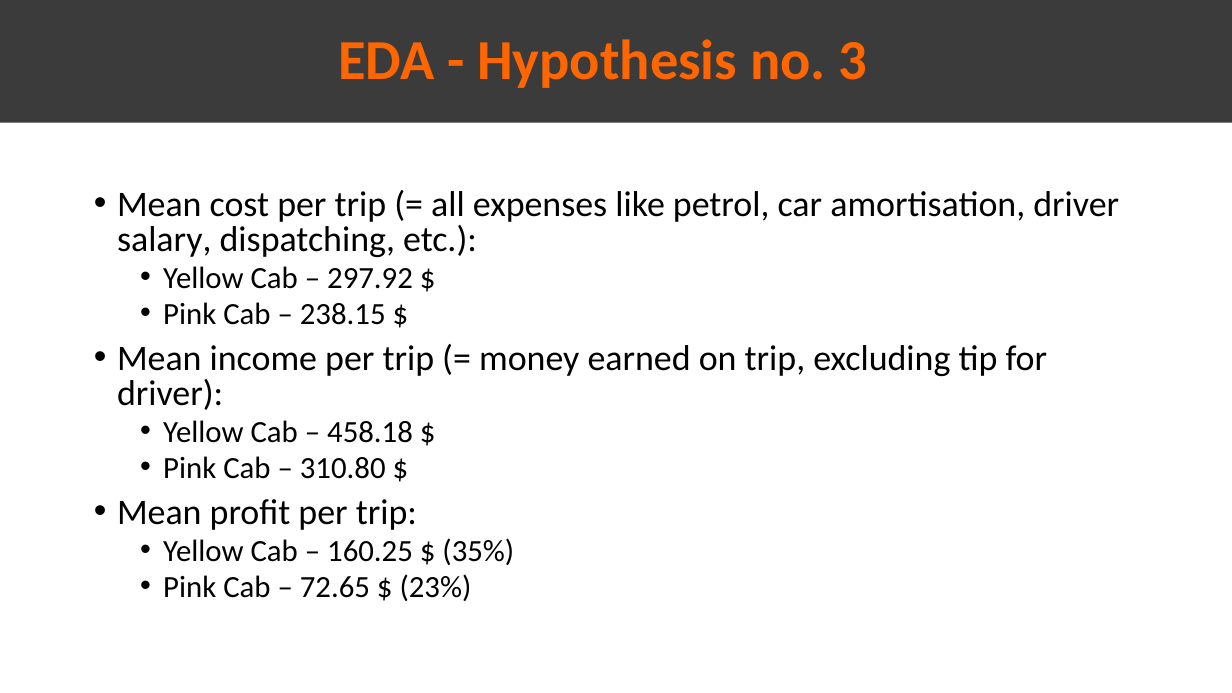
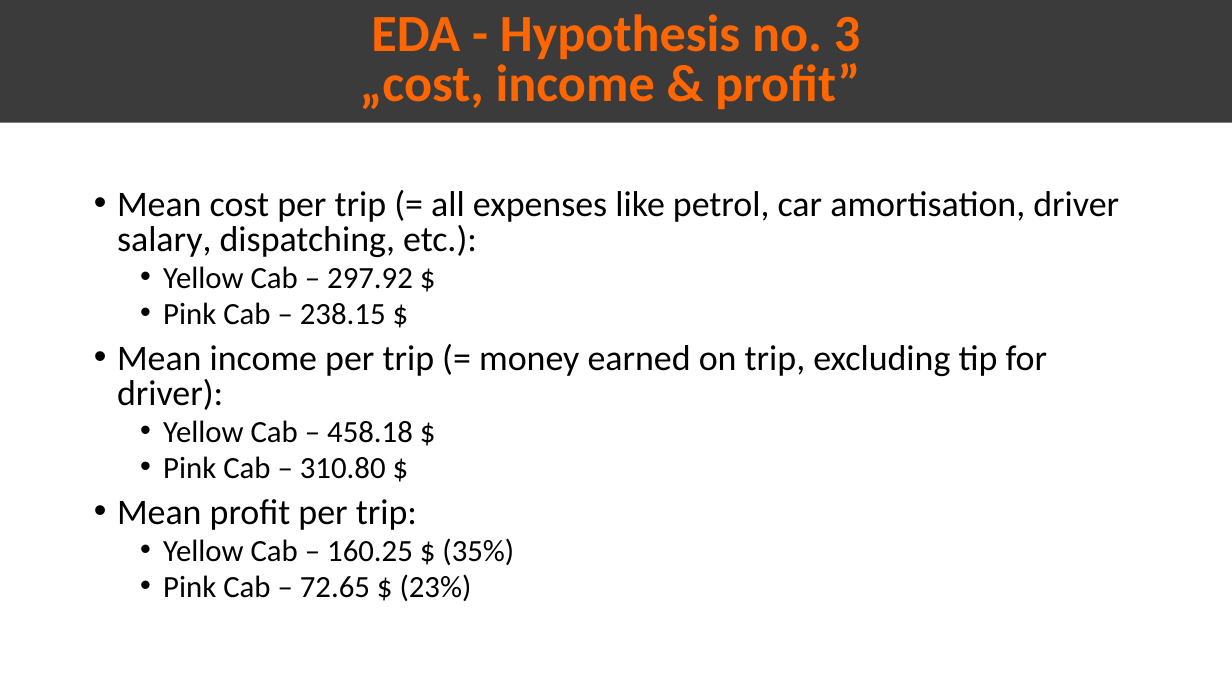
Before and after one commit to DataGlacier/VC, a slide deck: slide 11 of G2M_Cabs/old/Presentation_EDA-Cab.pptx. Drawn at 1232x693 pixels with LibreOffice and Linux fonts; fonts in the diff are those of the drawing. Boxes give left, top, right and bottom in pixels: in the first picture for what was removed or moved away, otherwise in the second. Text is boxed around its words. In the diff, an @@ line names an element or a change of style, - is before the commit and + after.

```diff
--- a/G2M_Cabs/old/Presentation_EDA-Cab.pptx
+++ b/G2M_Cabs/old/Presentation_EDA-Cab.pptx
@@ text in rectangle at [371, 14, 860, 64]: size 44 to 40.7 pt in "EDA - Hypothesis no. 3"; line spacing 0.9 to 0.8 @@
@@ text in rectangle at [360, 58, 860, 109]: paragraph added @@
+„cost, income & profit”
```
Also in this commit, not shown: 8 other slides changed, 1 other file.
